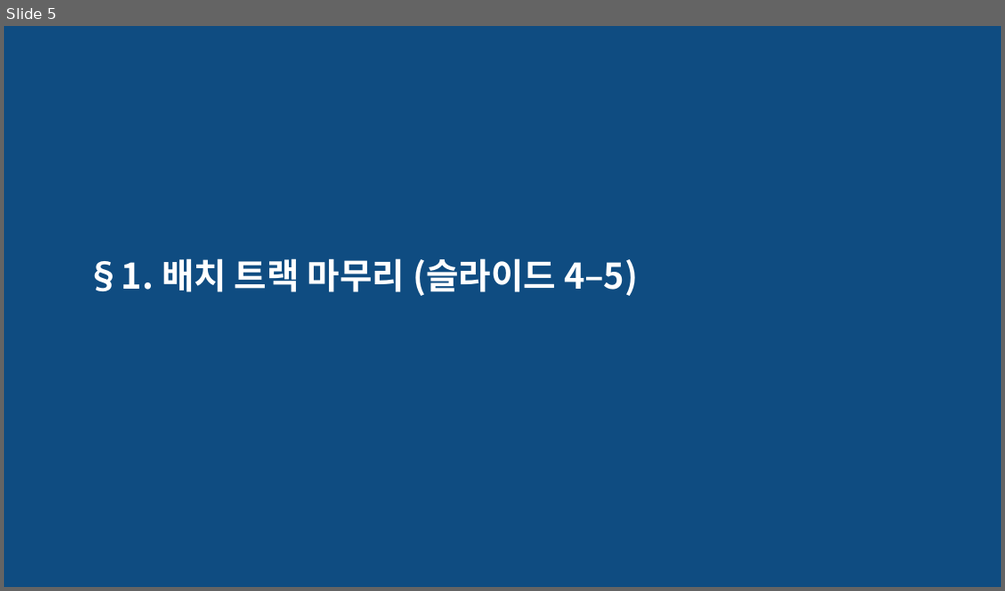
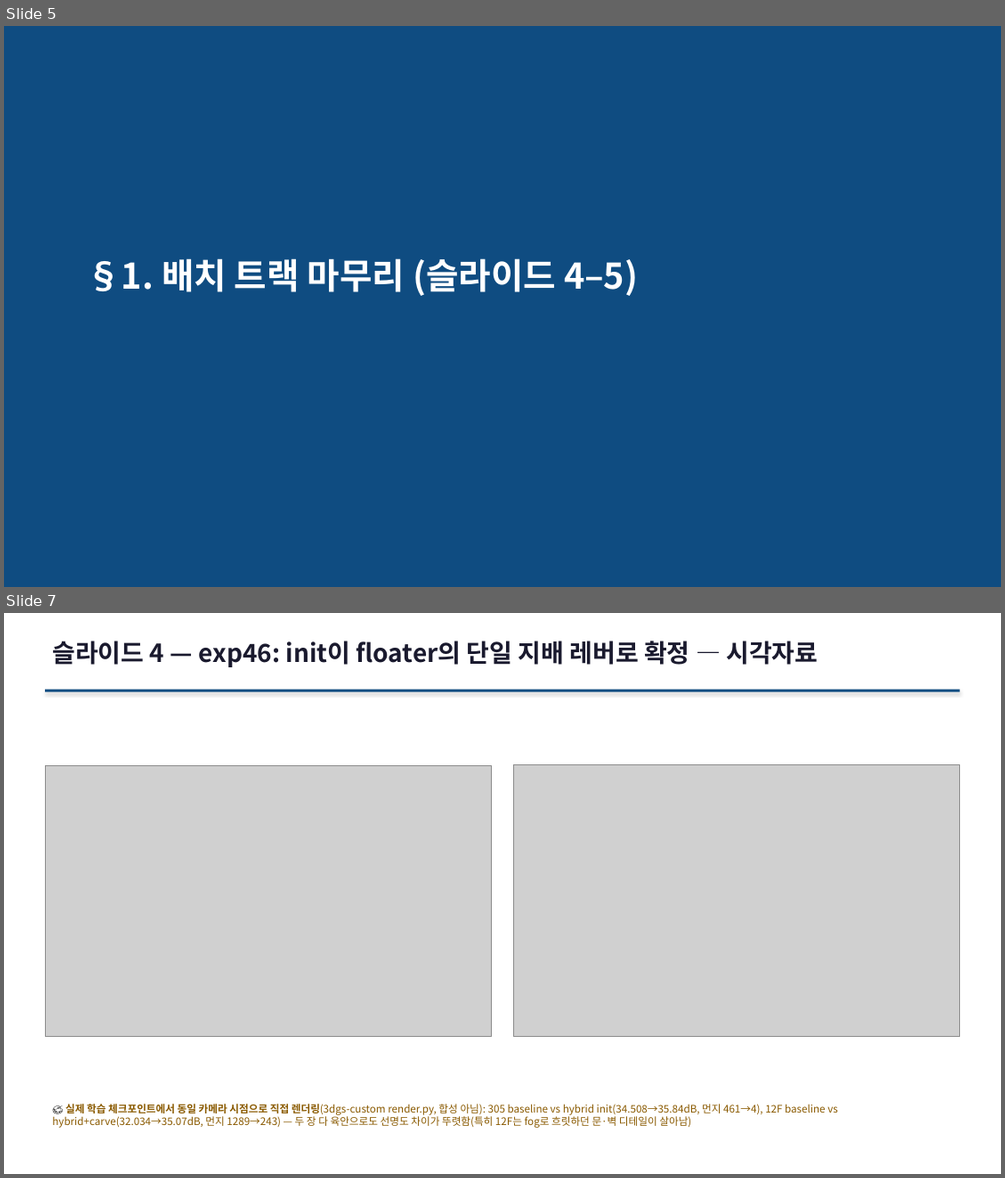
Before and after one commit to sawo0150/gs_floaterLab, a slide deck: context/ppt/ppt0717/gs_floater_deck_0717.pptx. Shown one above the other, each under a label of ours: slide 5 before the commit, slides 5 and 7 after it; the slides between them are not shown. The pictures are 1005x591 and 1005x1178 pixels, drawn with LibreOffice and Linux fonts; fonts in the diff are those of the drawing; grey boxes stand for pictures. Boxes give left, top, right and bottom in pixels: in the first picture for what was removed or moved away, otherwise in the second. Text is boxed around its words. In the diff, an @@ line names an element or a change of style, - is before the commit and + after.

```diff
--- a/context/ppt/ppt0717/gs_floater_deck_0717.pptx
+++ b/context/ppt/ppt0717/gs_floater_deck_0717.pptx
@@ slide 7 added at <box>4,613,1001,1174</box>, background #FFFFFF @@
@@ text added at <box>52,641,817,667</box>, 24 pt, text #1A1A2E, bold @@
+슬라이드 4 — exp46: init이 floater의 단일 지배 레버로 확정 — 시각자료
@@ rectangle added at <box>45,690,960,691</box>, fill #0F4C81 @@
@@ picture added at <box>45,765,492,1037</box> @@
@@ picture added at <box>514,765,961,1037</box> @@
@@ text added at <box>52,1103,838,1127</box>, 10 pt, text #8A5A00 @@
+🎨 실제 학습 체크포인트에서 동일 카메라 시점으로 직접 렌더링(3dgs-custom render.py, 합성 아님): 305 baseline vs hybrid init(34.508→35.84dB, 먼지 461→4), 12F baseline vs hybrid+carve(32.034→35.07dB, 먼지 1289→243) — 두 장 다 육안으로도 선명도 차이가 뚜렷함(특히 12F는 fog로 흐릿하던 문·벽 디테일이 살아남)
```
Also in this commit, not shown: 2 slides changed, 1 other slide added, 14 other files.
